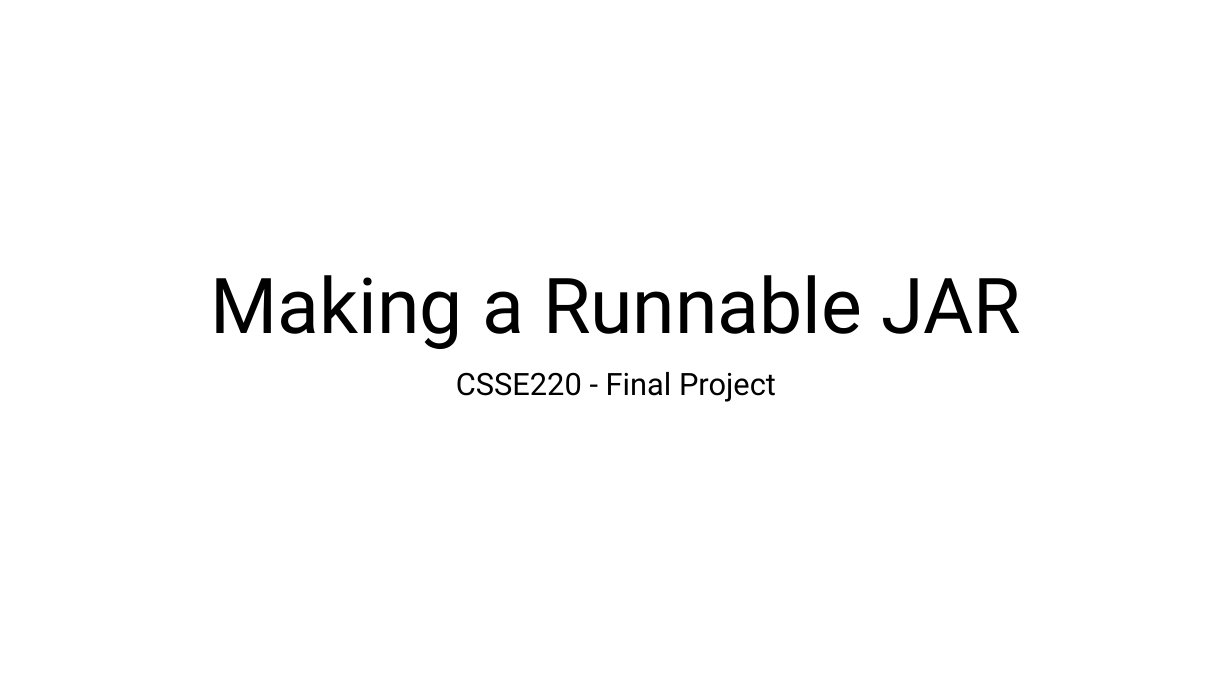
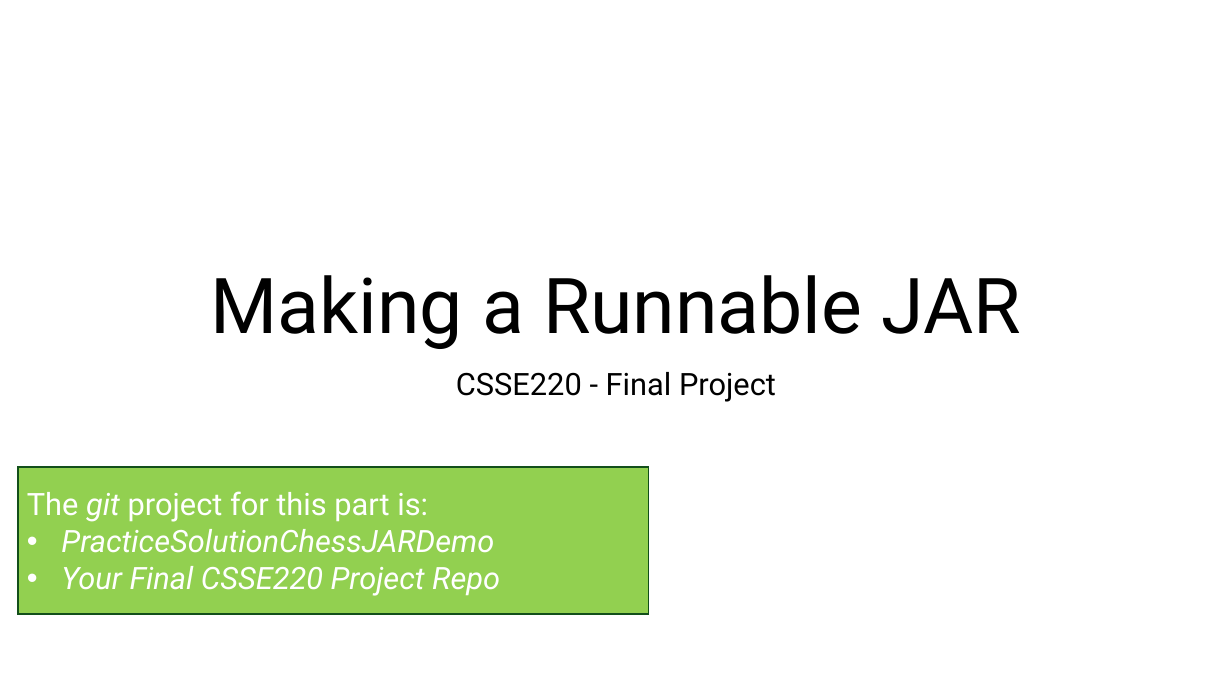
Before and after one commit to RHIT-CSSE/csse220, a slide deck: slide 1 of ClassMaterials/ComparableAndComparators/Slides/Part4-RunnableJars.pptx. Drawn at 1232x693 pixels with LibreOffice and Linux fonts; fonts in the diff are those of the drawing. Boxes give left, top, right and bottom in pixels: in the first picture for what was removed or moved away, otherwise in the second. Text is boxed around its words. In the diff, an @@ line names an element or a change of style, - is before the commit and + after.

```diff
--- a/ClassMaterials/ComparableAndComparators/Slides/Part4-RunnableJars.pptx
+++ b/ClassMaterials/ComparableAndComparators/Slides/Part4-RunnableJars.pptx
@@ rectangle added at [18, 467, 649, 615], fill #92D050, outline #124F1B 1.5 pt, 24 pt, text #FFFFFF, italic @@
+The git project for this part is:
+• PracticeSolutionChessJARDemo
+• Your Final CSSE220 Project Repo
```
Also in this commit, not shown: 2 other slides changed, 1 slide removed, 1 other file.
